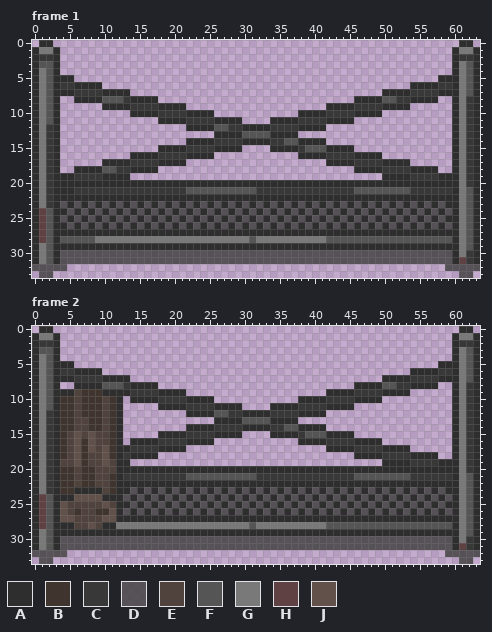
Pixel-art file, stored at Assets/Graphics/WorldObjects/WoodRackSmall.aseprite. The picture above is the old version.
64x34 pixels, 19 frames. Shown: frame 1, frame 2. The commit also changed other frames, which this record leaves out.
Palette (. is transparent): A #2e2e2e  B #3f352e  C #383838  D #464646dd  E #50433d  F #555555  G #797979  H #5f4144  J #62514a
And afterwards:
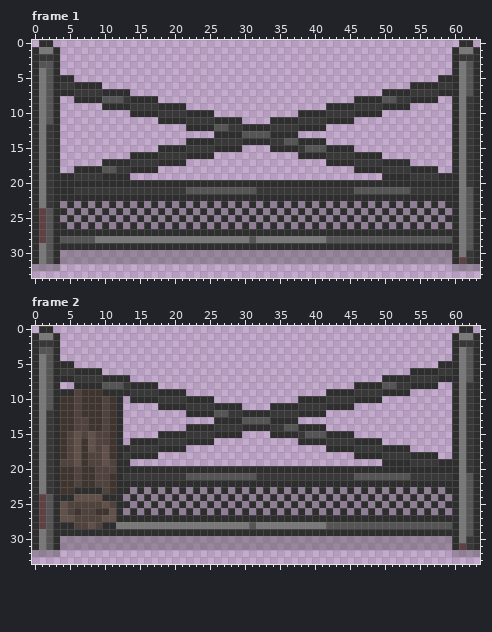
From old to new:
{"change": "layer \"Shadow\" opacity 100% -> 40%"}
{"colour":"D","old":"#464646dd","new":"#46464658"}
{"where": "frame 1, layer \"Shadow\""}
{"frame":1,"y":32,"x":4,"old":"D","new":"."}
{"frame":1,"y":32,"x":59,"old":"D","new":"."}
{"frame":1,"y":33,"x":1,"old":"DD","new":".."}
{"frame":1,"y":33,"x":61,"old":"DD","new":".."}
{"where": "frame 2, layer \"Shadow\""}
{"frame":2,"y":32,"x":4,"old":"D","new":"."}
{"frame":2,"y":32,"x":59,"old":"D","new":"."}
{"frame":2,"y":33,"x":1,"old":"DD","new":".."}
{"frame":2,"y":33,"x":61,"old":"DD","new":".."}
